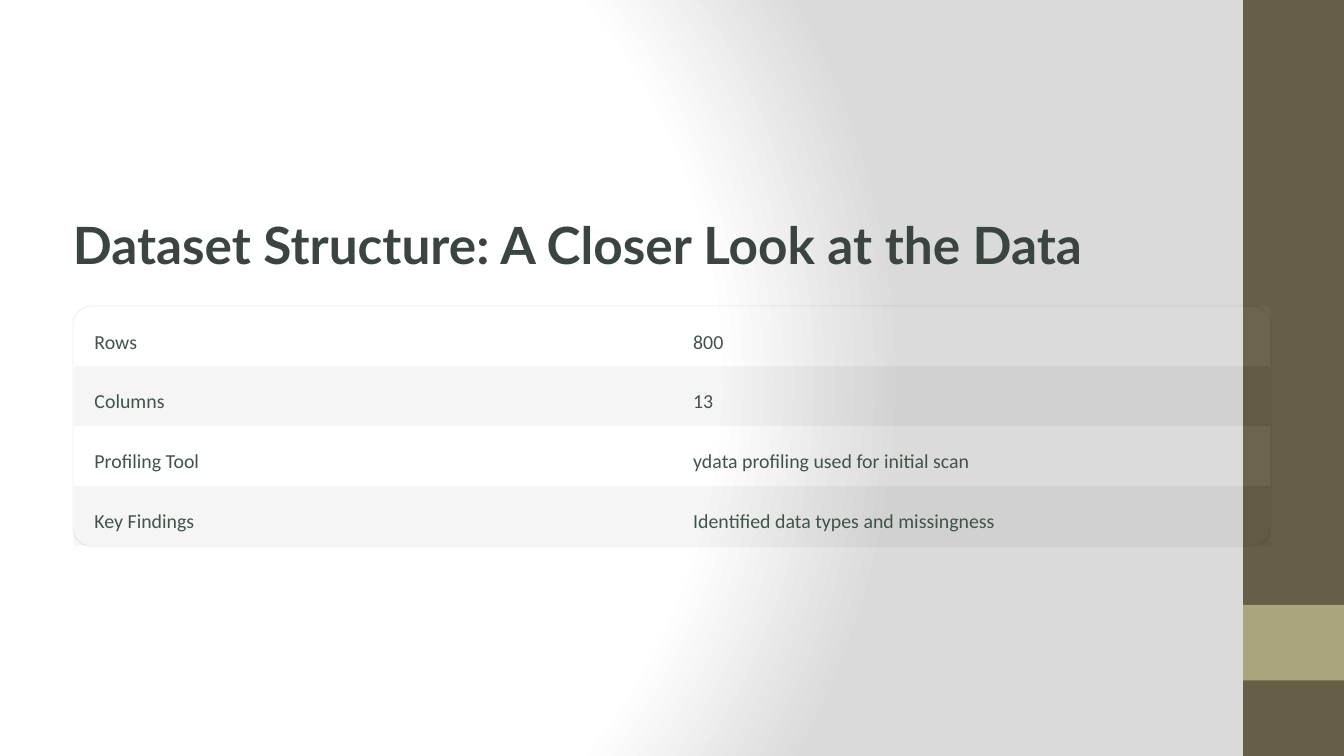
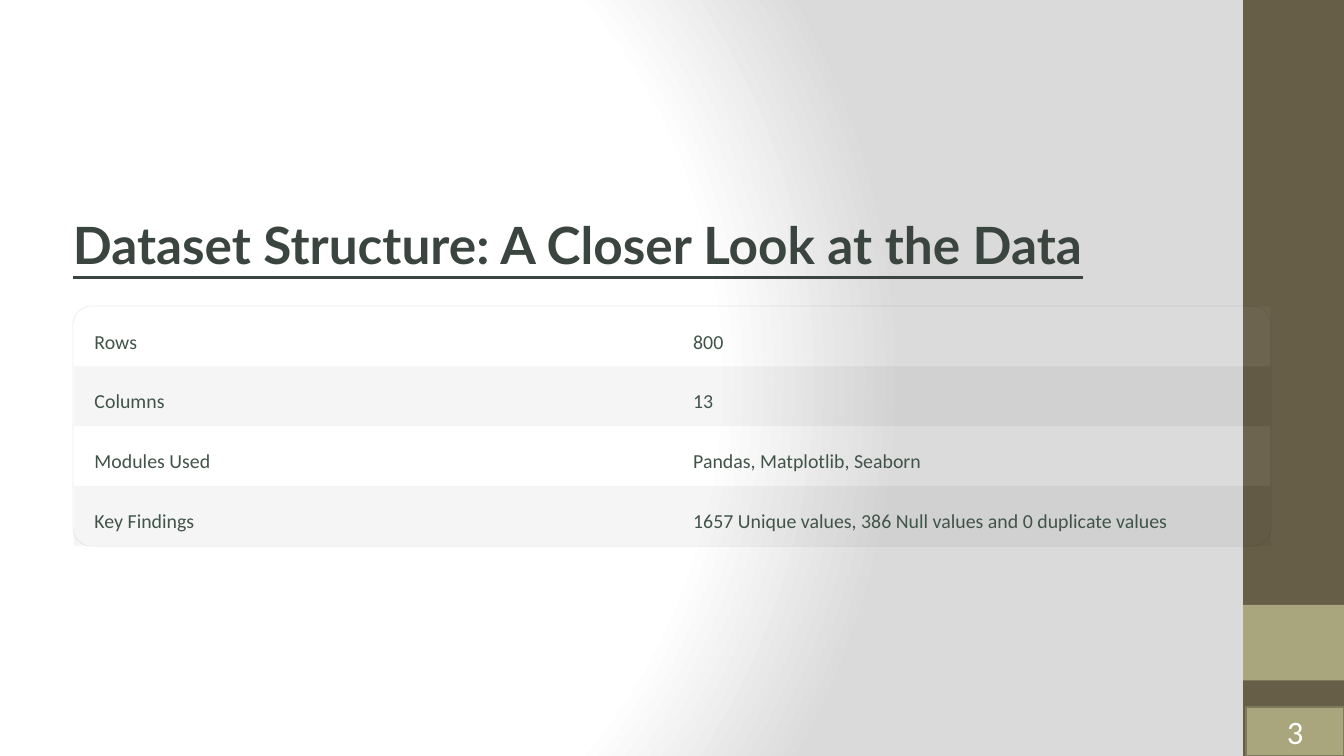
Before and after one commit to Sauri25/AI-PROJECTS, a slide deck: slide 3 of Project 2/P-okemon-EDA.pptx. Drawn at 1344x756 pixels with LibreOffice and Linux fonts; fonts in the diff are those of the drawing. Boxes give left, top, right and bottom in pixels: in the first picture for what was removed or moved away, otherwise in the second. Text is boxed around its words. In the diff, an @@ line names an element or a change of style, - is before the commit and + after.

```diff
--- a/Project 2/P-okemon-EDA.pptx
+++ b/Project 2/P-okemon-EDA.pptx
@@ text "Dataset Structure: A Closer Look ..." at (x1=73, y1=226, x2=1082, y2=265): underline on @@
@@ text at (x1=94, y1=454, x2=210, y2=468): text changed @@
-Profiling Tool
+Modules Used
@@ text at (x1=693, y1=454, x2=921, y2=471): text changed @@
-ydata profiling used for initial scan
+Pandas, Matplotlib, Seaborn
@@ text at (x1=693, y1=514, x2=1167, y2=531): text changed @@
-Identified data types and missingness
+1657 Unique values, 386 Null values and 0 duplicate values
@@ rectangle added at (x1=1246, y1=707, x2=1344, y2=756), fill #A9A57C, outline #7D7A5C 2 pt, 28 pt, text #FFFFFF @@
+3
```
Also in this commit, not shown: 3 other slides changed, 14 slides added, 6 slides removed, 4 other files.
